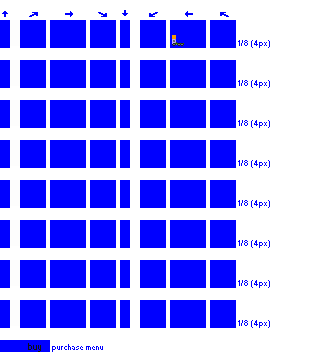
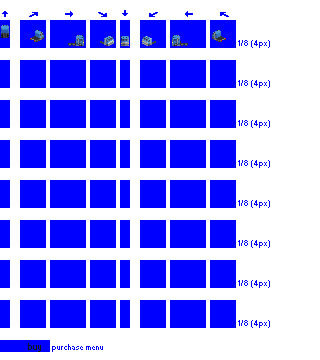
Before/after of a 320 x 360 layered artwork. What changed in the layer stack:
renamed "Layer 6" to "Layer 7", painted on it over 1, 25, 226, 46
